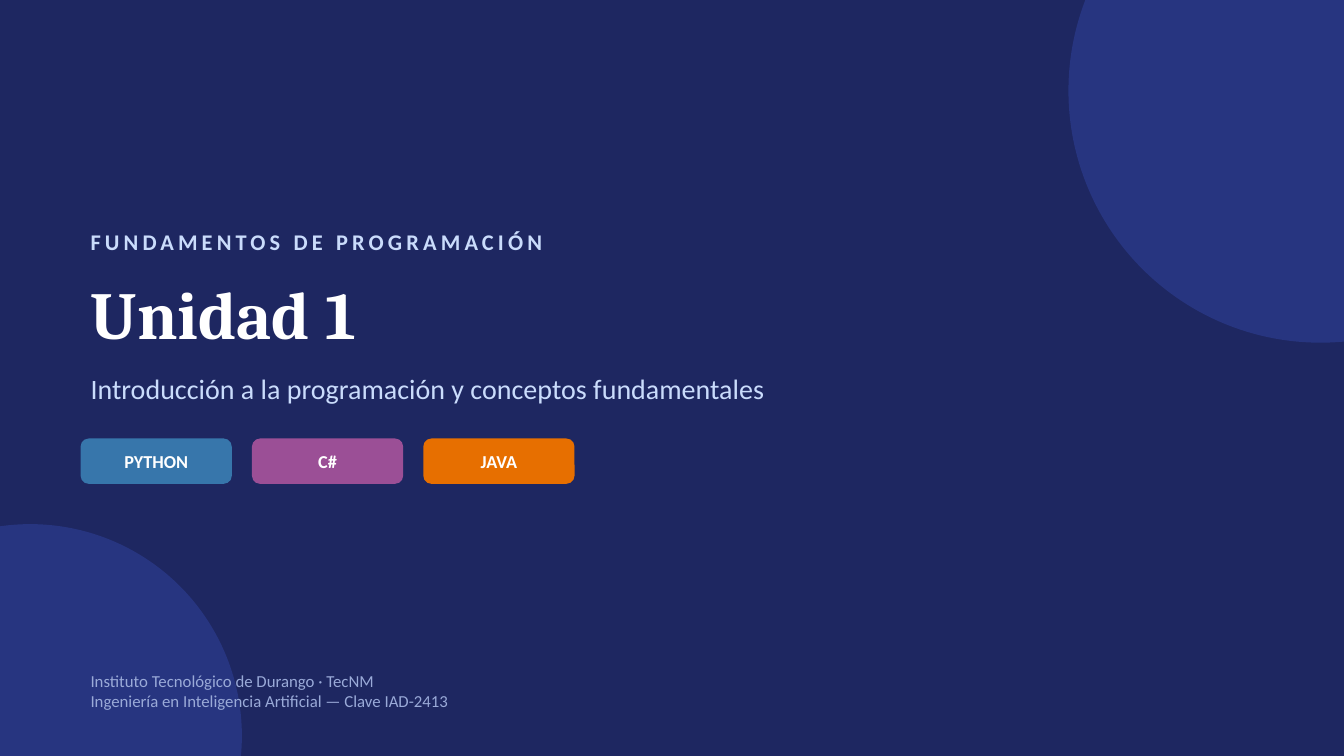
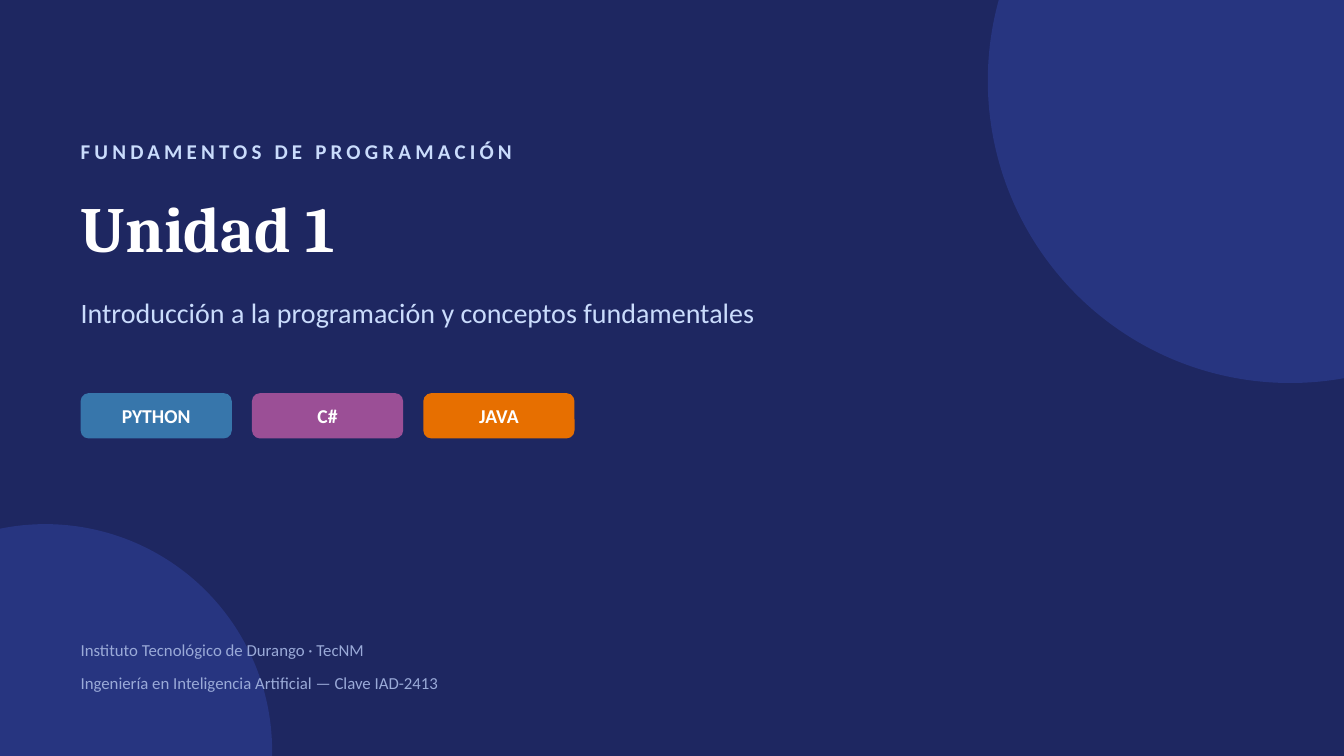
Before and after one commit to svalher/Fundamentos_de_Programacion_para_IIA, a slide deck: slide 1 of Fundamentos de Programación IA/Unidad 1/Material Unidad 1/Unidad1_Fundamentos_Programacion.pptx. Drawn at 1344x756 pixels with LibreOffice and Linux fonts; fonts in the diff are those of the drawing. Boxes give left, top, right and bottom in pixels: in the first picture for what was removed or moved away, otherwise in the second. Text is boxed around its words. In the diff, an @@ line names an element or a change of style, - is before the commit and + after.

```diff
--- a/Fundamentos de Programación IA/Unidad 1/Material Unidad 1/Unidad1_Fundamentos_Programacion.pptx
+++ b/Fundamentos de Programación IA/Unidad 1/Material Unidad 1/Unidad1_Fundamentos_Programacion.pptx
@@ ellipse: place and size @@
-ellipse at [1069,0,1344,343]
+ellipse at [988,0,1344,383]
@@ text "FUNDAMENTOS DE PROGRAMACIÓN": place and size @@
-text "FUNDAMENTOS DE PROGRAMACIÓN" at [91,232,542,250]
+text "FUNDAMENTOS DE PROGRAMACIÓN" at [81,142,511,159]
@@ text "FUNDAMENTOS DE PROGRAMACIÓN" at [81,142,511,159]: size 16 to 15 pt @@
@@ text "Unidad 1": place and size @@
-text "Unidad 1" at [91,292,356,340]
+text "Unidad 1" at [81,207,334,253]
@@ text "Unidad 1" at [81,207,334,253]: size 48 to 46 pt @@
@@ text "Introducción a la programación y ...": place and size @@
-text "Introducción a la programación y ..." at [91,379,764,404]
+text "Introducción a la programación y ..." at [81,303,754,328]
@@ 3 texts, 3 rounded rectangles: place and size @@
-3 texts, 3 rounded rectangles at [81,439,575,484]
+3 texts, 3 rounded rectangles at [81,393,575,439]
@@ size 13 to 14 pt in 3 elements at [122,410,191,423], [317,409,337,423], [479,410,518,423] @@
@@ ellipse: place and size @@
-ellipse at [0,524,242,756]
+ellipse at [0,524,272,756]
@@ text "Instituto Tecnológico de Durango · ...": place and size @@
-text "Instituto Tecnológico de Durango · ..." at [91,675,448,710]
+text "Instituto Tecnológico de Durango · ..." at [81,644,363,659]
@@ text added at [81,677,438,692], 12 pt, text #9AAAD8 @@
+Ingeniería en Inteligencia Artificial — Clave IAD-2413
@@ text at [91,695,448,710]: paragraph removed @@
-Ingeniería en Inteligencia Artificial — Clave IAD-2413
```
Also in this commit, not shown: 13 other slides changed, 7 slides added, 2 other files.
